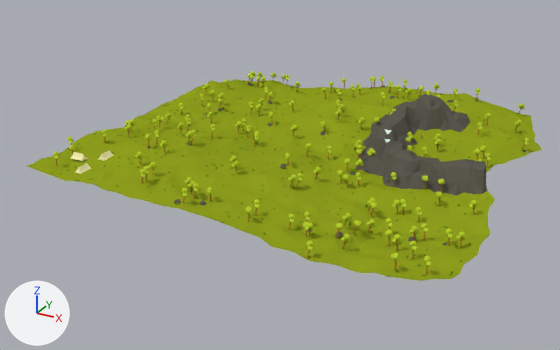
The Blender file resources/new_scene.blend as it was, and as the next commit left it.
One viewpoint serves both versions: a 50 mm lens placed at (478.0, -959.0, 418.0), pointed at (-27.0, -41.0, -40.0). The axes (+X, +Y, +Z) are drawn at lower left. The lights are the same throughout.

Names of what the first picture shows: 'Environment_1', 'Tree.042', 'Tree.043', 'Tree.079', 'Tree.111', 'tent_c'.
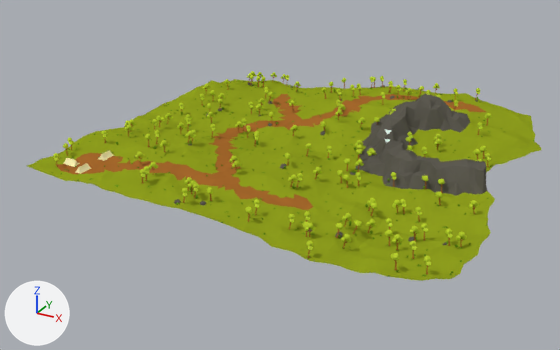
Pixel boxes [x1, y1, x2, y2] of what changed, in the pictures (560 x 350 px):
'tent_c', moved
    before: [71, 152, 87, 161]
    after: [63, 158, 80, 167]
'Tree.042', moved
    before: [53, 151, 60, 166]
    after: [53, 153, 60, 167]
'Tree.079', moved
    before: [69, 145, 75, 154]
    after: [63, 143, 68, 155]
'Tree.043', moved
    before: [67, 136, 74, 144]
    after: [67, 138, 74, 151]
'Tree.111', deleted
    before: [518, 103, 525, 114]
part 1 of me_plane, surface changed (yellow to brown)
    both: [56, 94, 486, 210]

What the commit changed:
me_plane has 3426 vertices, 6429 faces and spans x -568.0..1575.0, y -136.0..145.0, z -152.0..2002.0.
me_plane is used by ob_environment_1; location (-134.0, 267.0, 14.0); rotation (1.571, 0.0, 0.0), in degrees (90, 0, 0); scale (0.283, 0.283, 0.283).
me_plane part 1: texture (UV) coordinates of 581 of 6429 faces, centred in x -393.0..1136.0, y -79.0..27.0, z 26.0..1895.0, changed; they spanned u 0.77..0.88, v 0.63..0.74 and now span u 0.15..0.82, v 0.26..0.67.
Object 'Plant_1.062' (ob_plant_1_062) moves from (-239.0, -230.0, 9.0) to (-229.0, -263.0, 10.0).
Object 'Plant_1.062' (ob_plant_1_062) turns from (84, -5.1, 90) to (84, 2.2, 90) degrees about x, y and z.
Object 'Bush_2.009' (ob_bush_2_009) is deleted.
Object 'Rock_1.003' (ob_rock_1_003) is deleted.
Object 'Tree.111' (ob_tree_111) is deleted.
Object 'Tree.079' (ob_tree_079) moves from (-252.0, -225.0, 23.0) to (-263.0, -225.0, 23.0).
Object 'Tree.043' (ob_tree_043) moves from (-271.0, -207.0, 23.0) to (-271.0, -207.0, 22.0).
Object 'Tree.042' (ob_tree_042) moves from (-246.0, -261.0, 25.0) to (-246.0, -261.0, 22.0).
Object 'tent_c' (ob_tent_c) moves from (-238.0, -228.0, 12.0) to (-238.0, -243.0, 9.0).
